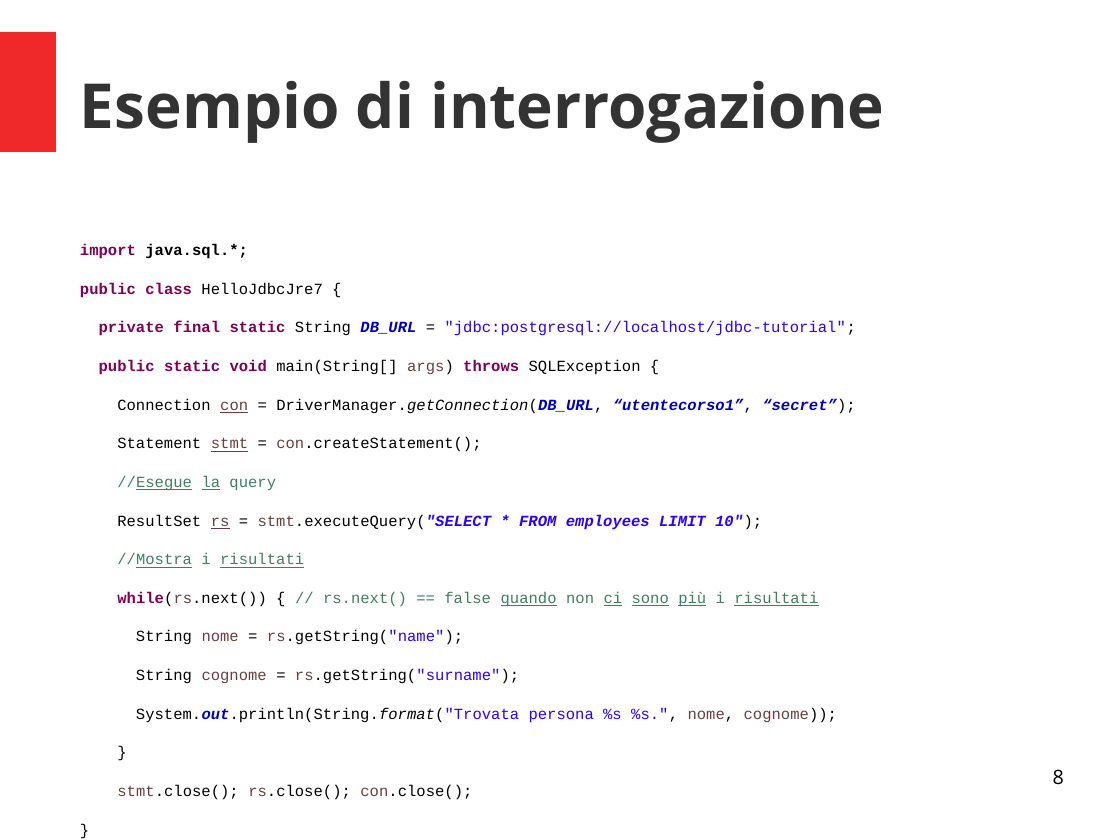
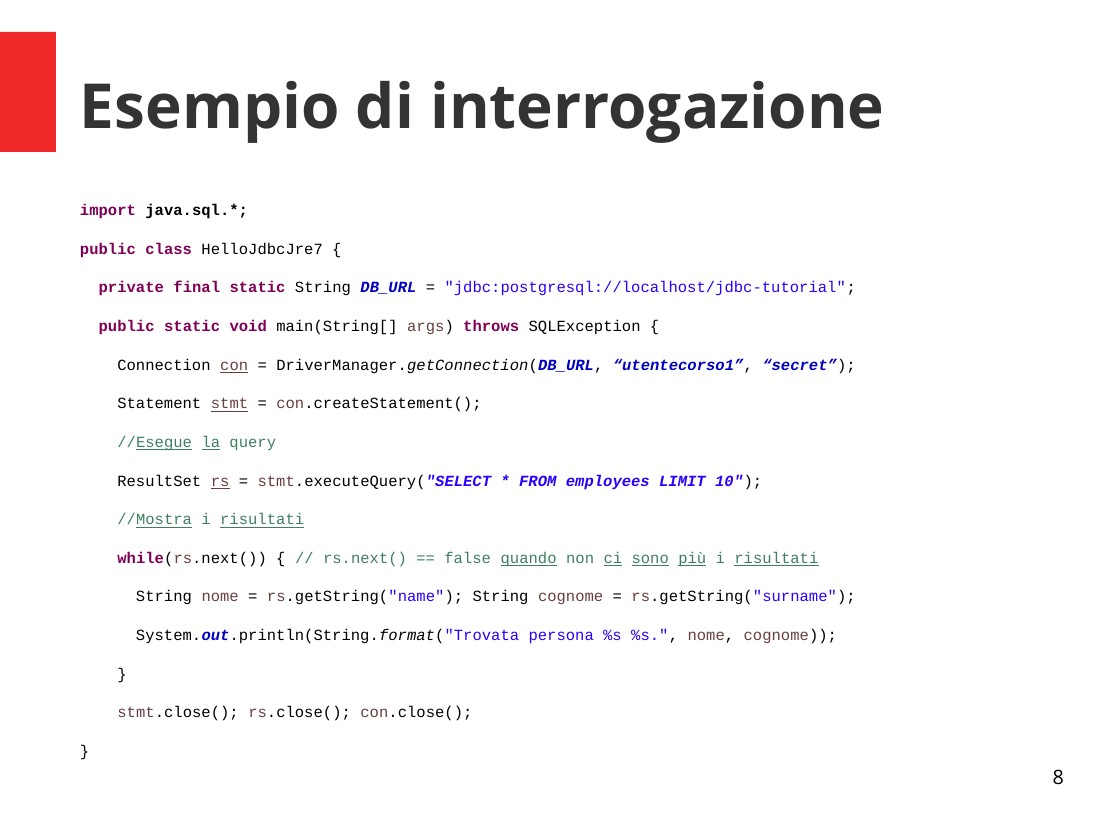
Before and after one commit to criluc/jdbc-tutorial, a slide deck: slide 8 of Introduzione a JDBC.odp. Drawn at 1120x840 pixels with LibreOffice and Linux fonts; fonts in the diff are those of the drawing. Boxes give left, top, right and bottom in pixels: in the first picture for what was removed or moved away, otherwise in the second. Text is boxed around its words. In the diff, an @@ line names an element or a change of style, - is before the commit and + after.

```diff
--- a/Introduzione a JDBC.odp
+++ b/Introduzione a JDBC.odp
@@ text "import java.sql.*;": place and size @@
-text "import java.sql.*;" at (80, 244, 856, 723)
+text "import java.sql.*;" at (80, 204, 856, 644)
@@ text at (136, 590, 855, 605): text changed @@
-String nome = rs.getString("name");
-String cognome = rs.getString("surname");
+String nome = rs.getString("name"); String cognome = rs.getString("surname");
```
Also in this commit, not shown: 13 other slides changed, 3 other files.
